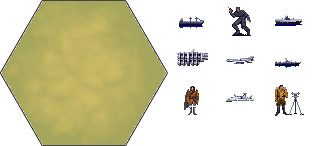
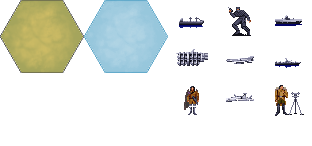
Revision of a layered 312×146 image; what changed, layer by layer:
added layer "Pasted Layer #1" above "Pasted Layer" over [0, 0, 84, 73]
added layer "Pasted Layer" above "units.png" over [84, 0, 168, 73]
painted on "debug_tileset.png" over [0, 0, 168, 146]
